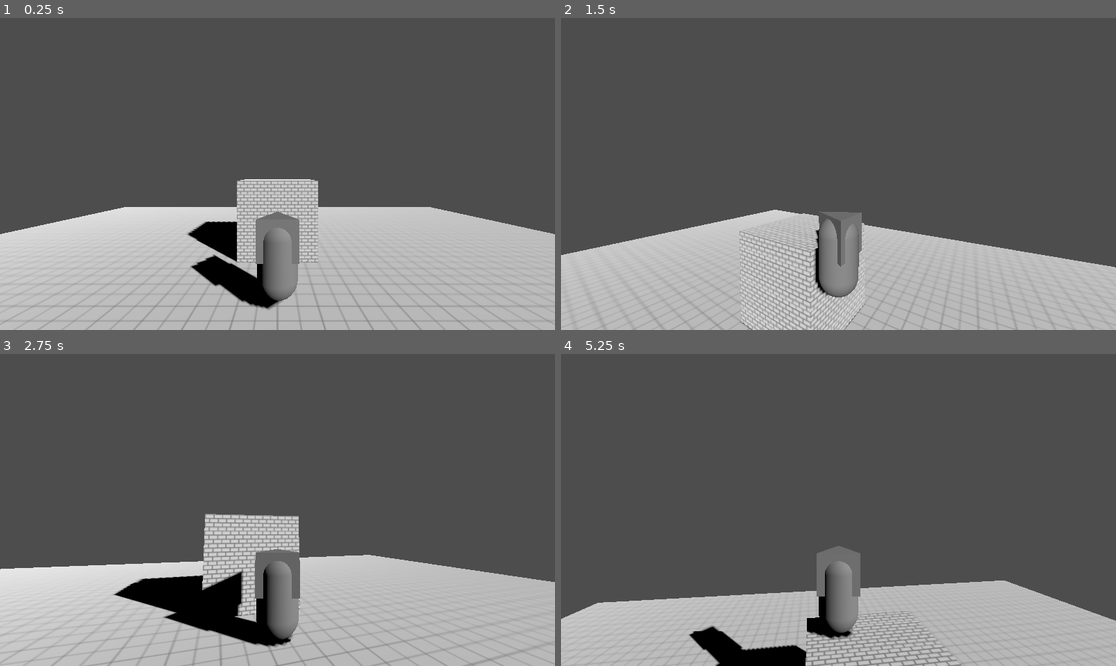
Above: before the commit, frames 1-4 (two rows, left to right).
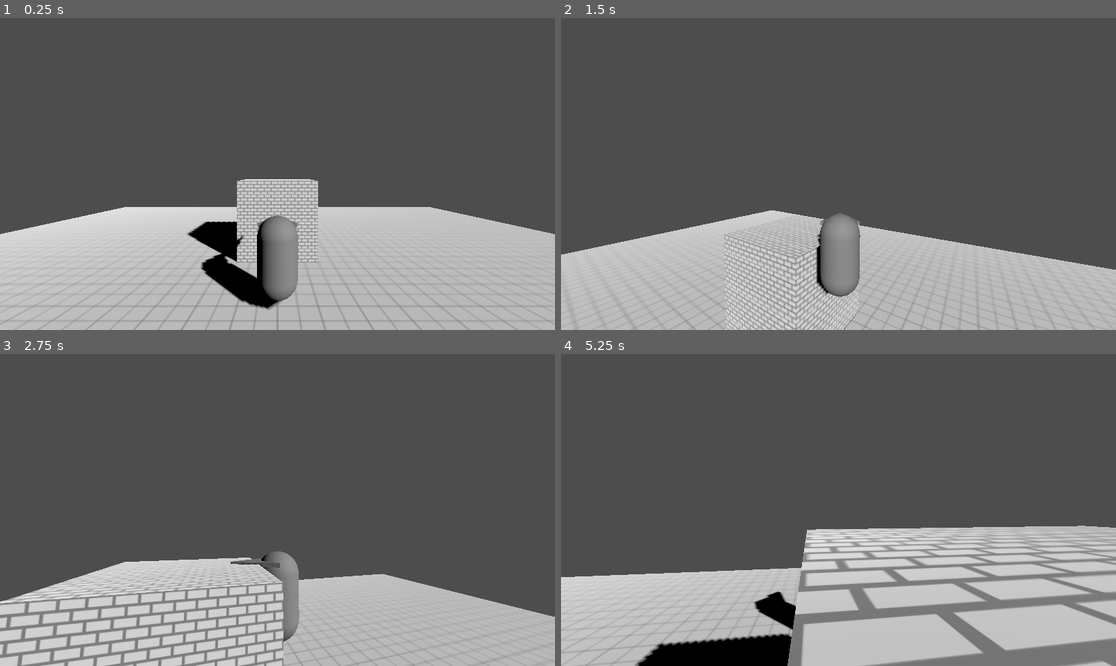
Above: after the commit, the same moments.

Repository: babypandabear3/3rd_person_basic
Game: Godot game, scene res://world.tscn
The game is run twice, just before and just after one commit, with the same random seed, the same clock (stepped at 60 frames per second) and the same inputs.
Inputs (mouse positions are in pixels of both pictures, inside the frame that each line leads up to):
- Up to frame 1 (0.25 s): no input
- Up to frame 2 (1.5 s): tap Enter (ui_accept) at 0.5 s; move the mouse to (866, 174) at 0.52 s; hold W (move_forward) from 0.53 s (still down); tap Space (jump) at 0.77 s; move the mouse to (810, 174) at 1.27 s
- Up to frame 3 (2.75 s): keep holding W (move_forward); tap Space (jump) at 1.52 s; move the mouse to (288, 503) at 2.02 s
- Up to frame 4 (5.25 s): keep holding W (move_forward); move the mouse to (832, 516) at 2.77 s; tap Space (jump) at 3.02, 3.77, 4.52 s; move the mouse to (877, 513) at 3.52 s; move the mouse to (794, 506) at 4.27 s; move the mouse to (844, 510) at 5.02 s

The runs differ from the first frame. In frame 1, 0.6% of the frame differs, in the area x 34-54%, y 62-86%; in frame 2, 3.3%; in frame 3, 16%; in frame 4, 24%, in the area x 0-100%, y 55-100%.

Commit message:
add hand snapping when hanging

Diff:
--- a/player.gd
+++ b/player.gd
@@ -58,10 +58,14 @@
 
 	move_and_slide()
 
-	if not is_on_floor() and ray_1.is_colliding() and not ray_2.is_colliding():
+	if not is_on_floor() and ray_1.is_colliding() and not ray_2.is_colliding() and ray_3.is_colliding():
 		state = STATES.HANGING
 		var normal = ray_1.get_collision_normal()
 		body_model.global_basis = Basis.looking_at(-normal)
+		var body_pos = global_position
+		var colpos = ray_3.get_collision_point()
+		var fix = colpos.y - body_pos.y - 0.75 # 0.75 is height difference between ray_3 and hand position
+		global_position.y += fix
 
 func do_hanging(_delta):
 	if Input.is_action_just_pressed("ui_accept"):
--- a/player.tscn
+++ b/player.tscn
@@ -5,6 +5,7 @@
 [sub_resource type="CapsuleMesh" id="CapsuleMesh_of20w"]
 
 [sub_resource type="PrismMesh" id="PrismMesh_bm5yi"]
+size = Vector3(1, 1, 0.1)
 
 [sub_resource type="CapsuleShape3D" id="CapsuleShape3D_bedb4"]
 
@@ -15,7 +16,7 @@
 mesh = SubResource("CapsuleMesh_of20w")
 
 [node name="MeshInstance3D" type="MeshInstance3D" parent="body_model"]
-transform = Transform3D(1, 0, 0, 0, -4.37114e-08, 1, 0, -1, -4.37114e-08, 0, 0.500222, -0.115093)
+transform = Transform3D(1, 0, 0, 0, -4.37114e-08, 1, 0, -1, -4.37114e-08, 0, 0.75, -0.6)
 mesh = SubResource("PrismMesh_bm5yi")
 
 [node name="ray1" type="RayCast3D" parent="body_model"]
@@ -28,5 +29,7 @@
 [node name="ray3" type="RayCast3D" parent="body_model"]
 transform = Transform3D(1, 0, 0, 0, 1, 0, 0, 0, 1, 0, 1.5, -1)
 
+[node name="MeshInstance3D2" type="MeshInstance3D" parent="body_model"]
+
 [node name="CollisionShape3D" type="CollisionShape3D" parent="."]
 shape = SubResource("CapsuleShape3D_bedb4")
